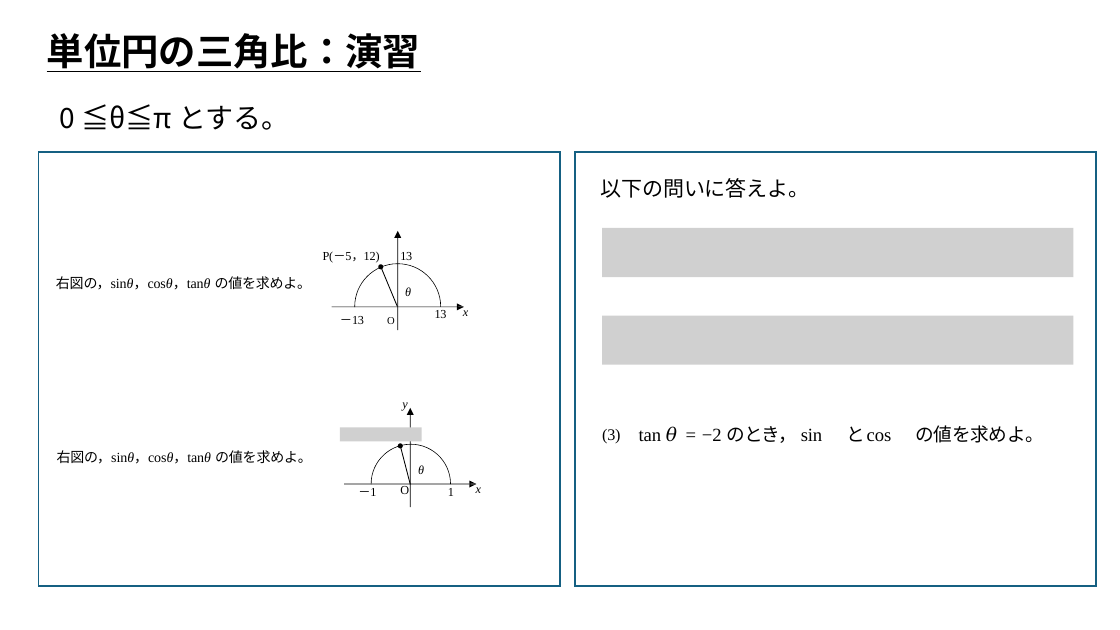
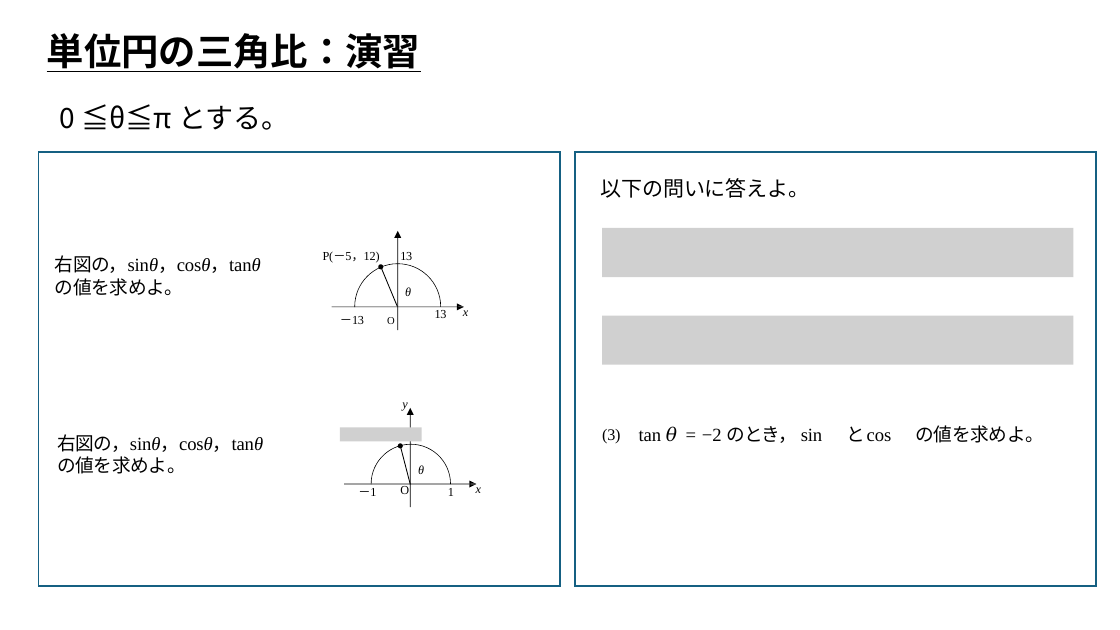
Before and after one commit to soma1795/GameMath, a slide deck: slide 13 of 03.三角比/三角比.pptx (slide 12 before the commit). Drawn at 1120x630 pixels with LibreOffice and Linux fonts; fonts in the diff are those of the drawing; grey boxes stand for pictures; background and template pictures are left out. Boxes give left, top, right and bottom in pixels: in the first picture for what was removed or moved away, otherwise in the second. Text is boxed around its words. In the diff, an @@ line names an element or a change of style, - is before the commit and + after.

```diff
--- a/03.三角比/三角比.pptx
+++ b/03.三角比/三角比.pptx
@@ text at <box>55,255,261,296</box>: text changed; size 12 to 16 pt @@
-右図の，sinθ，cosθ，tanθ の値を求めよ。
+右図の，sinθ，cosθ，tanθ
+の値を求めよ。
@@ text at <box>57,434,263,474</box>: text changed; size 12 to 16 pt @@
-右図の，sinθ，cosθ，tanθ の値を求めよ。
+右図の，sinθ，cosθ，tanθ
+の値を求めよ。
```
Also in this commit, not shown: 1 other slide changed, 1 slide added.
